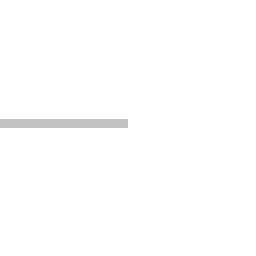
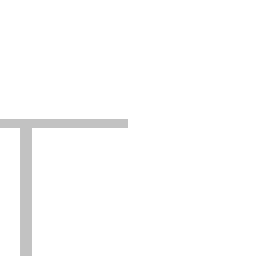
Two versions of the same layered image (256×256). Layer-by-layer changes:
added layer "darken copy 2" (24%) above "darken" over [20, 128, 32, 256]
